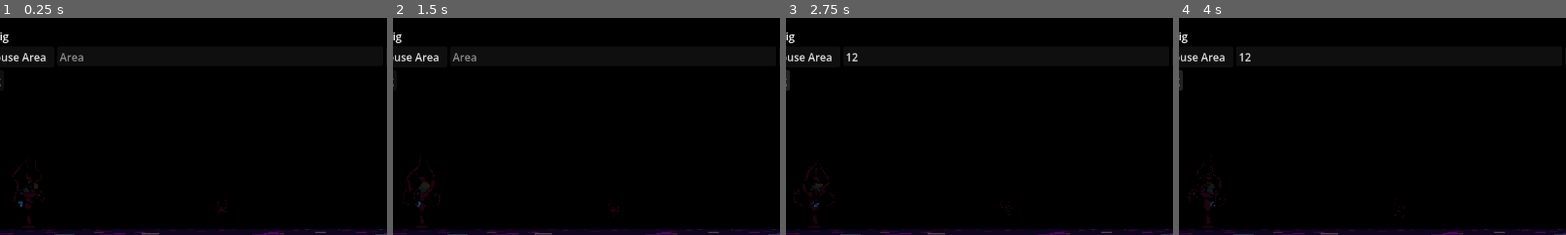
Above: before the commit, frames 1-4 (left to right).
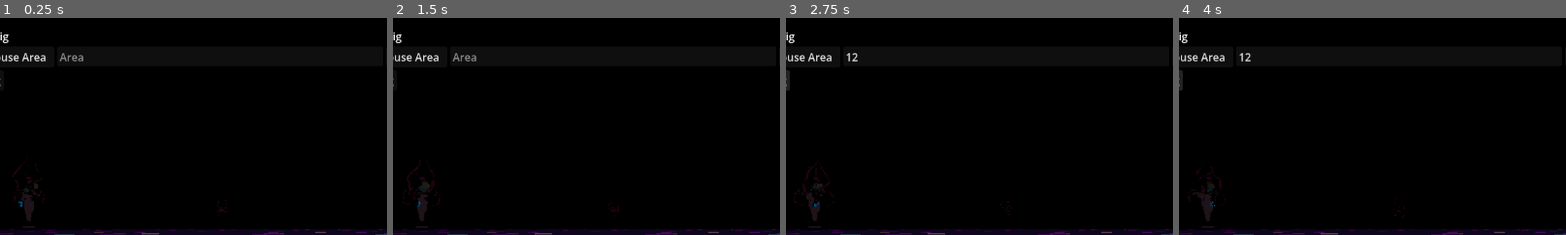
Above: after the commit, the same moments.

Repository: PlayerLegend/pinkamena-diane-daggers
Game: Godot game, scene res://Main.tscn
Two runs of this game, one before a commit and one after it. Both use one fixed random seed, a clock stepped at 60 frames per second and the inputs below. The engine's default icon, where the game draws it, is replaced by a stand-in: a white triangle on a blue panel in a dark square.
Inputs (mouse positions are % of the whole screen's width and height, from its top left):
- Up to frame 1 (0.25 s): no input
- Up to frame 2 (1.5 s): click (14, 7) at 0.52 s; type "12" at 0.6 s; click (20, 7) at 0.75 s; type "12" at 0.83 s; click (36, 18) at 0.98 s; type "12" at 1.07 s; click (79, 18) at 1.27 s; type "12" at 1.35 s
- Up to frame 3 (2.75 s): click (36, 11) at 1.5 s; type "12" at 1.58 s; click (79, 11) at 1.73 s; type "12" at 1.82 s; click "Record Mouse Area" at 2 s
- Up to frame 4 (4 s): click "Record Mouse Area" at 2.75 s; click "Record Mouse Area" at 3.5 s
The pictures show only the part of the screen within x 8-58%, y 2-52%; the shares and areas given below are measured in that part.

The runs differ from the first frame. In frame 1, 0.2% of the frame differs, in the area x 4-12%, y 65-95%; in frame 2, 0.1%; in frame 3, 0.1%; in frame 4, 0.1%.

Commit message:
Messing with a makefile for objs and a glass shader

Diff:
--- a/Gibs/gib.gd
+++ b/Gibs/gib.gd
@@ -23,7 +23,7 @@
     var result = space_state.intersect_ray(query)
     if result:
         if decal_canvas:
-            decal_canvas.add_splatter(position, randf_range(0.5,1.5) * 2)
+            decal_canvas.add_splatter(position, randf_range(0.5,1.5))
             #decal_canvas = null
         var normal: Vector3 = result["normal"]
         var dot: float = velocity.dot(normal)
--- a/Main.tscn
+++ b/Main.tscn
@@ -26,18 +26,17 @@
 [ext_resource type="PackedScene" uid="uid://cpbdy64obvfj6" path="res://Gibs/Ball1/Ball1Gib.tscn" id="23_hhcpw"]
 [ext_resource type="PackedScene" uid="uid://bh07fmuqqi32k" path="res://Gibs/Hat1/Hat1Gib.tscn" id="24_mxvw5"]
 
-[sub_resource type="ViewportTexture" id="ViewportTexture_devvj"]
+[sub_resource type="ViewportTexture" id="ViewportTexture_mxvw5"]
 viewport_path = NodePath("ScreenEffects")
 
-[sub_resource type="ShaderMaterial" id="ShaderMaterial_3b0ty"]
+[sub_resource type="ShaderMaterial" id="ShaderMaterial_xrxkg"]
 resource_local_to_scene = true
 shader = ExtResource("20_devvj")
-shader_parameter/screen_render = SubResource("ViewportTexture_devvj")
+shader_parameter/screen_render = SubResource("ViewportTexture_mxvw5")
 
-[sub_resource type="Environment" id="Environment_q8hc1"]
+[sub_resource type="Environment" id="Environment_sqvbp"]
 background_mode = 1
 ambient_light_source = 1
-reflected_light_source = 1
 
 [node name="Main" type="Node" unique_id=1203969749 node_paths=PackedStringArray("multiplayer_handler")]
 script = ExtResource("1_glv2v")
@@ -79,13 +78,13 @@
 script = ExtResource("18_kjvhd")
 
 [node name="Screen" parent="." unique_id=1531499629 instance=ExtResource("19_2gh4u")]
-material = SubResource("ShaderMaterial_3b0ty")
+material = SubResource("ShaderMaterial_xrxkg")
 render_height = 400
 
 [node name="EscapeMenu" parent="." unique_id=506815160 instance=ExtResource("5_3dxm6")]
 
 [node name="WorldEnvironment" type="WorldEnvironment" parent="." unique_id=660186046]
-environment = SubResource("Environment_q8hc1")
+environment = SubResource("Environment_sqvbp")
 
 [node name="GibThrower" type="Node3D" parent="." unique_id=2068006607 node_paths=PackedStringArray("static_mesh_manager", "decal_canvas")]
 script = ExtResource("21_devvj")
--- /dev/null
+++ b/Sky/Sky.gdshader
@@ -0,0 +1,36 @@
+shader_type sky;
+
+// Assign a NoiseTexture3D resource in the inspector.
+uniform sampler3D noise_tex : filter_linear, repeat_enable;
+uniform float speed = 0.05;
+uniform float scale = 1.0;
+uniform vec3 color_a : source_color = vec3(0.05, 0.08, 0.2);
+uniform vec3 color_b : source_color = vec3(0.9, 0.6, 0.8);
+
+vec3 rgb2hsv(vec3 c) {
+    vec4 K = vec4(0.0, -1.0 / 3.0, 2.0 / 3.0, -1.0);
+    vec4 p = mix(vec4(c.bg, K.wz), vec4(c.gb, K.xy), step(c.b, c.g));
+    vec4 q = mix(vec4(p.xyw, c.r), vec4(c.r, p.yzx), step(p.x, c.r));
+
+    float d = q.x - min(q.w, q.y);
+    float e = 1.0e-10;
+    return vec3(abs(q.z + (q.w - q.y) / (6.0 * d + e)), d / (q.x + e), q.x);
+}
+
+vec3 hsv2rgb(vec3 c) {
+    vec4 K = vec4(1.0, 2.0 / 3.0, 1.0 / 3.0, 3.0);
+    vec3 p = abs(fract(c.xxx + K.xyz) * 6.0 - K.www);
+    return c.z * mix(K.xxx, clamp(p - K.xxx, 0.0, 1.0), c.y);
+}
+
+void sky() {
+    vec3 uvw = vec3(SKY_COORDS * scale, TIME * speed);
+    float n = texture(noise_tex, uvw).r;
+    COLOR = mix(color_a, color_b, n);
+
+    vec3 in_rgb = COLOR;
+    vec3 in_hsv = rgb2hsv(in_rgb);
+    vec3 out_hsv = in_hsv;
+    out_hsv.x += (n - 0.5);
+    COLOR = hsv2rgb(out_hsv);
+}
--- /dev/null
+++ b/Sky/sky_tiedye.tres
@@ -0,0 +1,23 @@
+[gd_resource type="Sky" format=3 uid="uid://cwxqgpk6spv6o"]
+
+[ext_resource type="Shader" uid="uid://uqotogn00gdq" path="res://Sky/Sky.gdshader" id="1_tyiuw"]
+
+[sub_resource type="FastNoiseLite" id="FastNoiseLite_w3rk5"]
+noise_type = 3
+frequency = 0.084
+
+[sub_resource type="NoiseTexture3D" id="NoiseTexture3D_hri7i"]
+noise = SubResource("FastNoiseLite_w3rk5")
+seamless = true
+seamless_blend_skirt = 0.353
+
+[sub_resource type="ShaderMaterial" id="ShaderMaterial_sqvbp"]
+shader = ExtResource("1_tyiuw")
+shader_parameter/noise_tex = SubResource("NoiseTexture3D_hri7i")
+shader_parameter/speed = 0.05
+shader_parameter/scale = 1.0
+shader_parameter/color_a = Color(0.5254902, 0.84313726, 0.96862745, 1)
+shader_parameter/color_b = Color(0.8235294, 0.043137256, 1, 1)
+
+[resource]
+sky_material = SubResource("ShaderMaterial_sqvbp")
--- /dev/null
+++ b/Squids/Squid2/Glass.gdshader
@@ -0,0 +1,34 @@
+shader_type spatial;
+render_mode depth_draw_opaque;
+
+uniform sampler2D screen_texture : hint_screen_texture, repeat_disable, filter_nearest;
+uniform sampler2D normal_map : hint_normal, repeat_enable;
+
+uniform float refraction_strength : hint_range(0.0, 0.2) = 0.03;
+uniform float blur : hint_range(0.0, 6.0) = 0.0;   // frosted glass
+uniform vec4 tint : source_color = vec4(0.9, 0.95, 1.0, 1.0);
+//uniform float roughness : hint_range(0.0, 1.0) = 0.05;
+uniform float geo_refraction_strength : hint_range(-0.2, 0.2) = 0.05;
+//uniform vec3 albedo : source_color;
+
+void fragment() {
+    // Decode the normal map to -1..1 and use xy as a 2D screen offset
+    vec3 n = texture(normal_map, UV).rgb * 2.0 - 1.0;
+    vec2 offset = n.xy * refraction_strength;
+
+    vec2 geo_offset = NORMAL.xy * geo_refraction_strength;
+
+    // Sample the already-rendered scene at the shifted coordinates
+    vec3 refracted = textureLod(screen_texture, SCREEN_UV  + geo_offset + offset, blur).rgb;
+
+    // Output the refracted color as emission so scene lighting doesn't darken it
+    //ALBEDO = vec3(0.0);
+
+    ALBEDO = tint.rgb;
+    EMISSION = refracted * tint.rgb;
+
+    // Keep the surface glossy so lights and reflections still glint on it
+    //ROUGHNESS = roughness;
+    //SPECULAR = 0.8;
+    //NORMAL_MAP = texture(normal_map, UV).rgb;
+}
--- /dev/null
+++ b/Squids/Squid2/mat_squid_2_outline.tres
@@ -0,0 +1,13 @@
+[gd_resource type="ShaderMaterial" format=3 uid="uid://4oj54wrbd8v7"]
+
+[ext_resource type="Shader" uid="uid://crg60oti12e6c" path="res://Squids/squid.gdshader" id="1_yfe80"]
+
+[resource]
+render_priority = 0
+shader = ExtResource("1_yfe80")
+shader_parameter/amplitude = 15.0
+shader_parameter/scale_amplitude = 0.07
+shader_parameter/time_period = 3.0
+shader_parameter/height_period = 1.0
+shader_parameter/phase_offset = 0.0
+shader_parameter/tint_color = Color(0.1847868, 0, 0.029536007, 1)
--- a/Squids/Squid2/squid2.tscn
+++ b/Squids/Squid2/squid2.tscn
@@ -9,7 +9,17 @@
 [ext_resource type="Script" uid="uid://d350u8evihs1u" path="res://addons/netfox/rollback/rollback-synchronizer.gd" id="6_2jqbt"]
 [ext_resource type="Script" uid="uid://dour8fehaaugp" path="res://addons/netfox/tick-interpolator.gd" id="7_2ha80"]
 [ext_resource type="Material" uid="uid://c6rasamdiaqqi" path="res://Squids/Squid2/mat_squid_2.tres" id="7_ndf3c"]
+[ext_resource type="Shader" uid="uid://dxc4bygxwyqs6" path="res://Squids/Squid2/Glass.gdshader" id="8_2ha80"]
+[ext_resource type="Material" uid="uid://4oj54wrbd8v7" path="res://Squids/Squid2/mat_squid_2_outline.tres" id="8_2jqbt"]
 [ext_resource type="PackedScene" uid="uid://c0kp5ysyaagut" path="res://Xtal/XtalTarget.tscn" id="8_fceyh"]
+
+[sub_resource type="ShaderMaterial" id="ShaderMaterial_eaxmq"]
+render_priority = 0
+shader = ExtResource("8_2ha80")
+shader_parameter/refraction_strength = 0.03
+shader_parameter/blur = 0.0
+shader_parameter/tint = Color(0.9882353, 0.69803923, 0.8235294, 1)
+shader_parameter/geo_refraction_strength = 0.05300000903727001
 
 [node name="Squid2" type="AnimatableBody3D" unique_id=1405901256 node_paths=PackedStringArray("rollback_synchronizer", "spawn_output")]
 script = ExtResource("1_2lgke")
@@ -24,6 +34,8 @@
 transform = Transform3D(1.45, 0, 0, 0, 1.45, 0, 0, 0, 1.45, 0, 0, 0)
 mesh = ExtResource("2_a8ki5")
 surface_material_override/0 = ExtResource("7_ndf3c")
+surface_material_override/1 = SubResource("ShaderMaterial_eaxmq")
+surface_material_override/2 = ExtResource("8_2jqbt")
 
 [node name="RollbackSynchronizer" type="Node" parent="." unique_id=168263957 node_paths=PackedStringArray("root")]
 script = ExtResource("6_2jqbt")
--- a/Squids/squid.gdshader
+++ b/Squids/squid.gdshader
@@ -1,10 +1,12 @@
 shader_type spatial;
+//render_mode unshaded;
 
 uniform float amplitude : hint_range(0.0, 180.0) = 15;        // peak rotation in degrees
 uniform float scale_amplitude : hint_range(0.0, 1.0) = 0.07;  // peak radial scale change (0.2 = ±20%)
 uniform float time_period : hint_range(0.1, 10.0) = 3;       // seconds per full cycle
 uniform float height_period : hint_range(0.1, 20.0) = 1.0;   // world units (model-space Y) per full wave
 uniform float phase_offset : hint_range(-3.14159, 3.14159) = 0.0;
+uniform vec4 tint_color : source_color = vec4(1.0);
 
 uniform sampler2D albedo_texture : source_color;
 
@@ -42,5 +44,5 @@
 }
 
 void fragment() {
-    ALBEDO = texture(albedo_texture, UV).rgb;
+    ALBEDO = (texture(albedo_texture, UV) * tint_color).rgb;
 }
Binary file changed: Arena/tile.png
Not shown, changed: Skulls/Skull1/skull1.mtl
Not shown, changed: Skulls/Skull1/skull1.obj
Not shown, changed: Skulls/Skull4/skull4.mtl
Not shown, changed: Skulls/Skull4/skull4.obj
Not shown, added: Sky/Sky.gdshader.uid
Not shown, changed: Squids/Squid1/squid1.obj
Not shown, changed: Squids/Squid1/squid1.obj.import
Not shown, added: Squids/Squid2/Glass.gdshader.uid
Not shown, changed: Squids/Squid2/squid2.mtl
Not shown, changed: Squids/Squid2/squid2.obj
Binary file added: Squids/Squid2/squid2_squid2.png
(and 10 more such lines)
